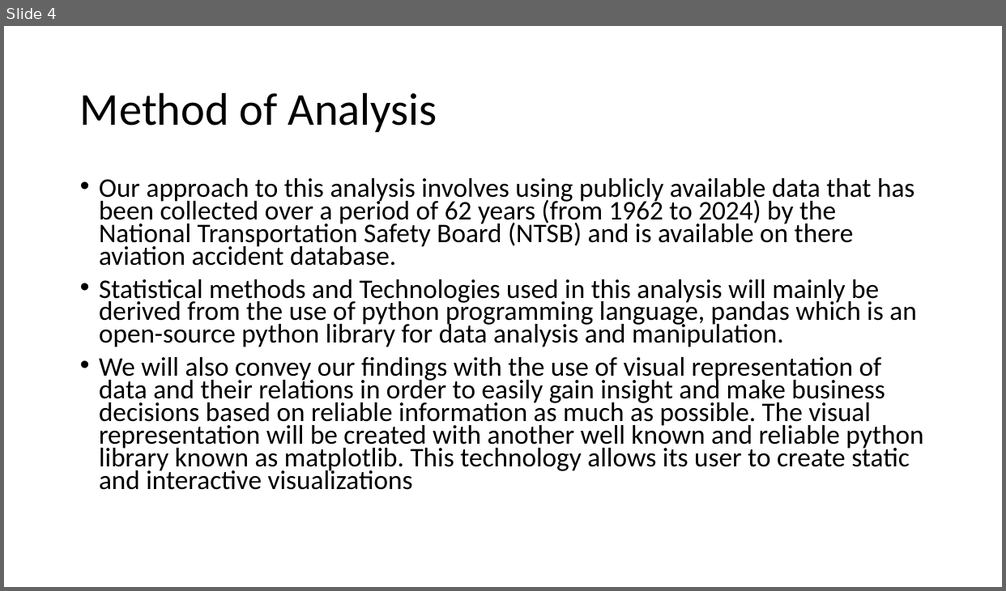
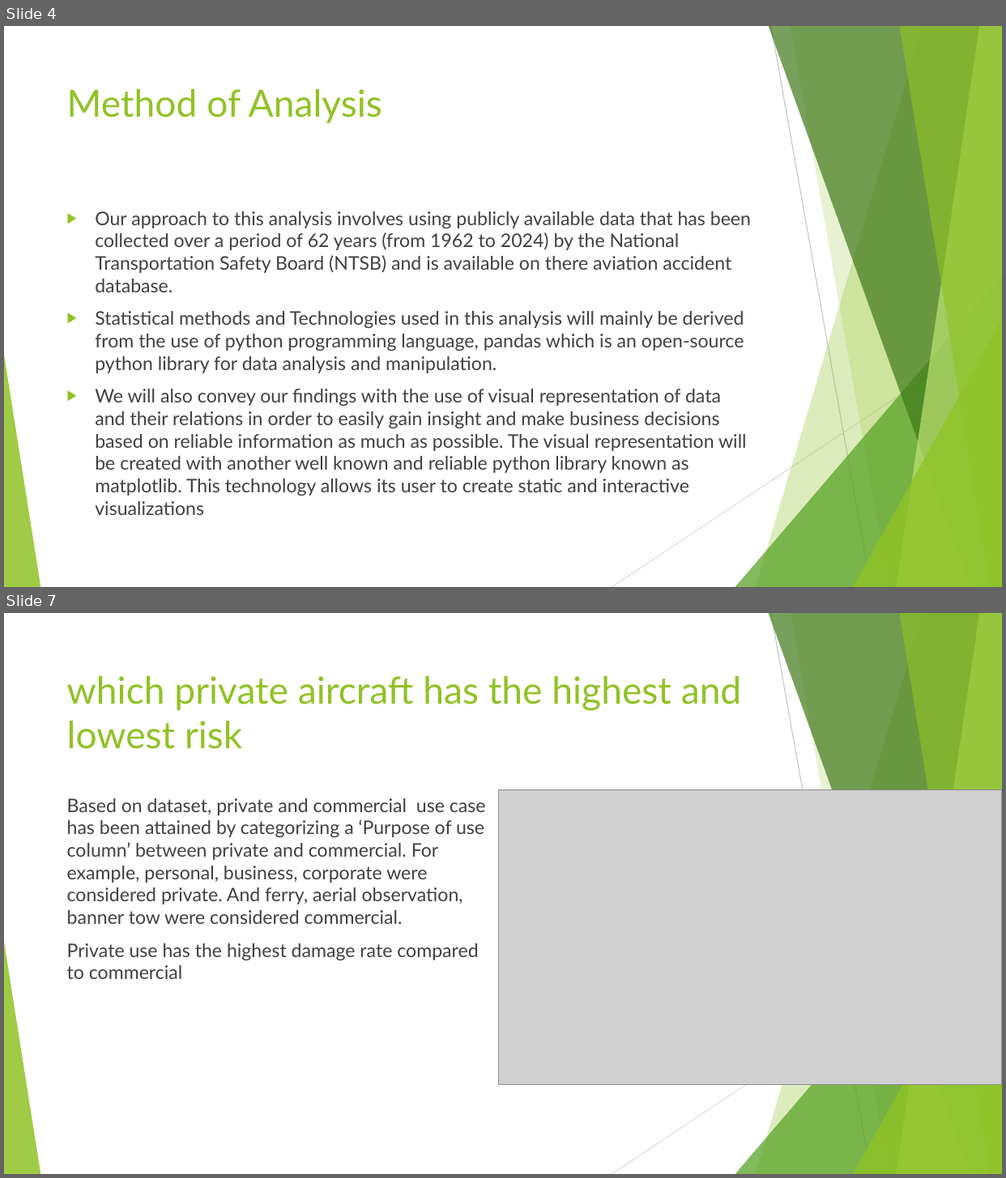
Before and after one commit to rahroy82/Aircraft-analysis, a slide deck: Aircraft risk assessment.pptx. Shown one above the other, each under a label of ours: slide 4 before the commit, slides 4 and 7 after it; the slides between them are not shown. The pictures are 1006x591 and 1006x1178 pixels, drawn with LibreOffice and Linux fonts; fonts in the diff are those of the drawing; grey boxes stand for pictures. Boxes give left, top, right and bottom in pixels: in the first picture for what was removed or moved away, otherwise in the second. Text is boxed around its words. In the diff, an @@ line names an element or a change of style, - is before the commit and + after.

```diff
--- a/Aircraft risk assessment.pptx
+++ b/Aircraft risk assessment.pptx
@@ slide 7 added at box(4, 613, 1002, 1174), background #FFFFFF; not listed: 10 template elements that a slide beside it also shows @@
@@ title added at box(67, 676, 742, 749), 36 pt, text #90C226 @@
+which private aircraft has the highest and lowest risk
@@ text added at box(67, 798, 486, 979), 18 pt, text #404040 @@
+Based on dataset, private and commercial use case has been attained by categorizing a ‘Purpose of use column’ between private and commercial. For example, personal, business, corporate were considered private. And ferry, aerial observation, banner tow were considered commercial.
+Private use has the highest damage rate compared to commercial
@@ picture added at box(499, 790, 1002, 1084) @@
@@ slide 4 changed as well @@
@@ title "Method of Analysis": place and size @@
-title "Method of Analysis" at box(80, 92, 437, 132)
+title "Method of Analysis" at box(67, 89, 382, 123)
@@ title "Method of Analysis" at box(67, 89, 382, 123): size 44 to 36 pt, font Calibri to Lato, text colour #000000 to #90C226; line spacing 0.9 to 1; vertical alignment middle to top @@
@@ text "Our approach to this analysis ...": place and size @@
-text "Our approach to this analysis ..." at box(99, 178, 923, 490)
+text "Our approach to this analysis ..." at box(95, 211, 751, 515)
@@ text "Our approach to this analysis ..." at box(95, 211, 751, 515): size 25.9 to 18 pt, font Calibri to Lato, text colour #000000 to #404040; bullet • to ▶; line spacing 0.7 to 1 @@
@@ group added at box(4, 26, 1002, 587): 5 freeform shapes, 3 triangles, 2 lines @@
```
Also in this commit, not shown: 3 other slides changed, 8 other slides added, 1 other file.
